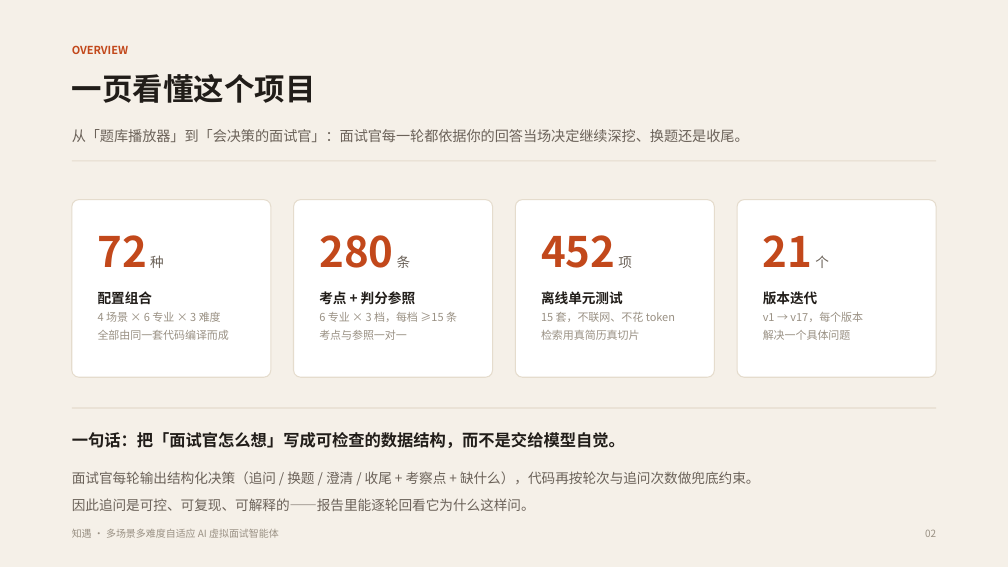
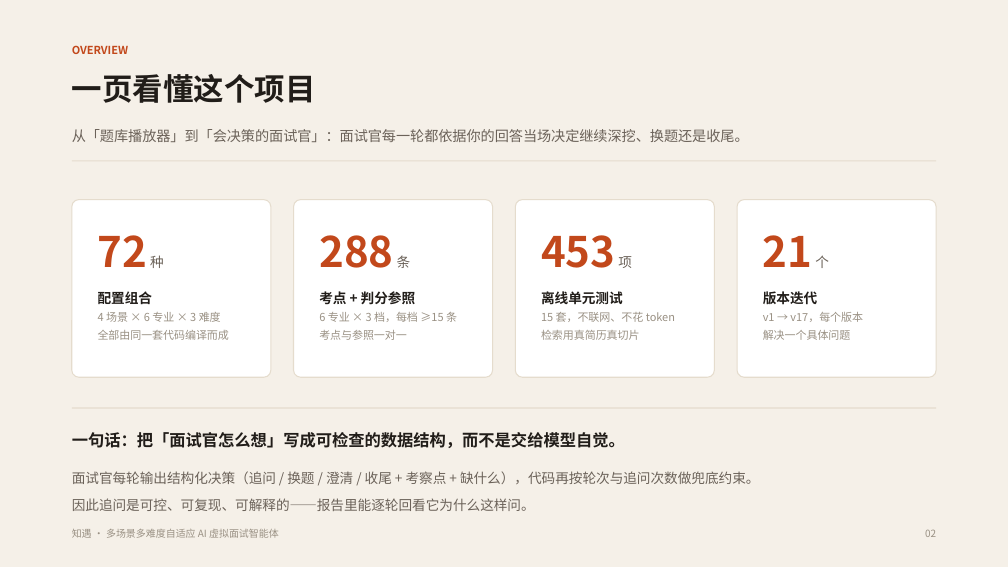
Before and after one commit to shuangxingxi/zhiyu-interview, a slide deck: slide 2 of 知遇-AI虚拟面试官-答辩.pptx. Drawn at 1008x567 pixels with LibreOffice and Linux fonts; fonts in the diff are those of the drawing. Boxes give left, top, right and bottom in pixels: in the first picture for what was removed or moved away, otherwise in the second. Text is boxed around its words. In the diff, an @@ line names an element or a change of style, - is before the commit and + after.

```diff
--- a/知遇-AI虚拟面试官-答辩.pptx
+++ b/知遇-AI虚拟面试官-答辩.pptx
@@ text at (x1=319, y1=235, x2=411, y2=268): text changed @@
-280 条
+288 条
@@ text at (x1=541, y1=235, x2=632, y2=268): text changed @@
-452 项
+453 项
```
Also in this commit, not shown: 7 other slides changed, 9 other files.
